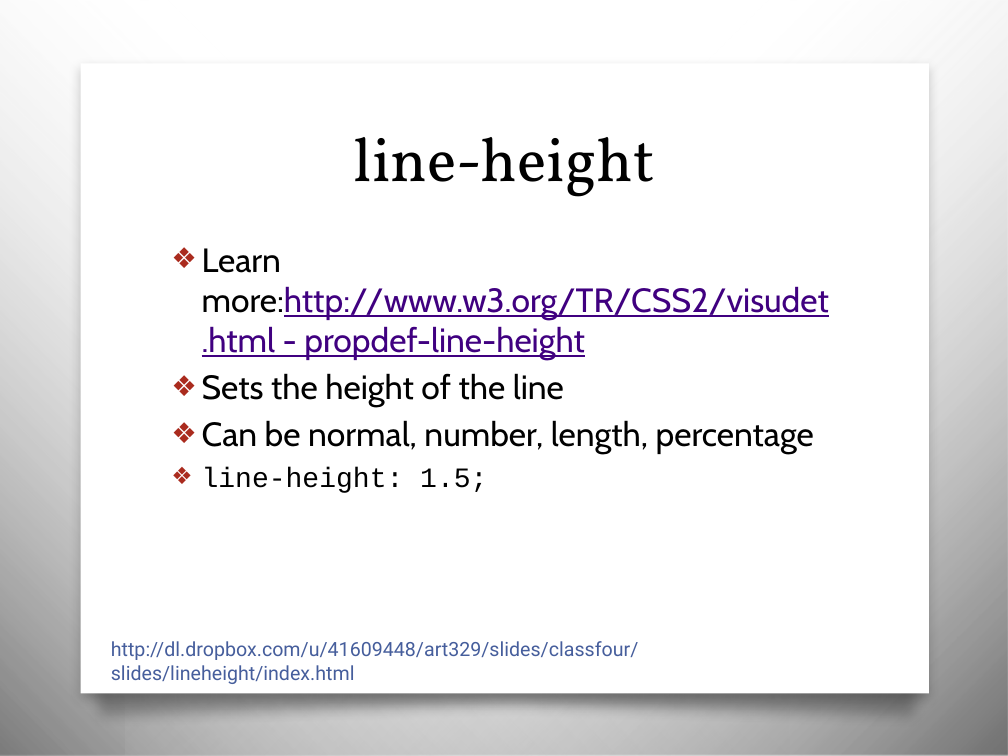
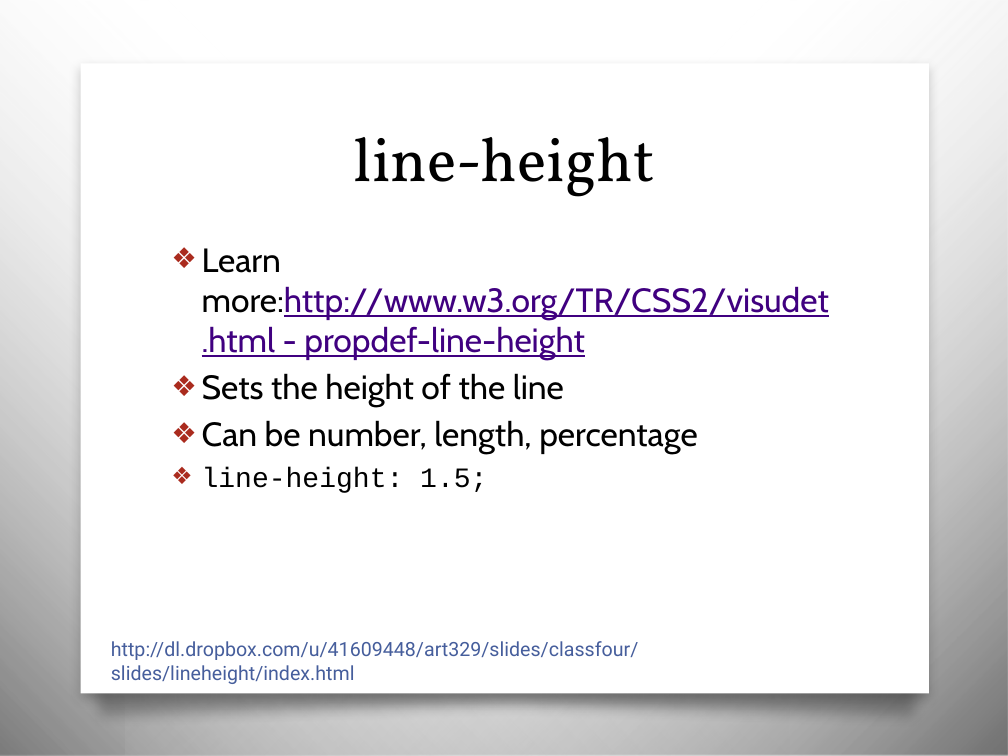
Before and after one commit to awayken/USF-ART329, a slide deck: slide 18 of slides/classfour/slides.pptx. Drawn at 1008x756 pixels with LibreOffice and Linux fonts; fonts in the diff are those of the drawing; background and template pictures are left out. Boxes give left, top, right and bottom in pixels: in the first picture for what was removed or moved away, otherwise in the second. Text is boxed around its words. In the diff, an @@ line names an element or a change of style, - is before the commit and + after.

```diff
--- a/slides/classfour/slides.pptx
+++ b/slides/classfour/slides.pptx
@@ text at box(202, 420, 697, 455): text changed @@
-❖ Can be normal, number, length, percentage
+❖ Can be number, length, percentage
```
Also in this commit, not shown: 5 other slides changed, 2 other files.
